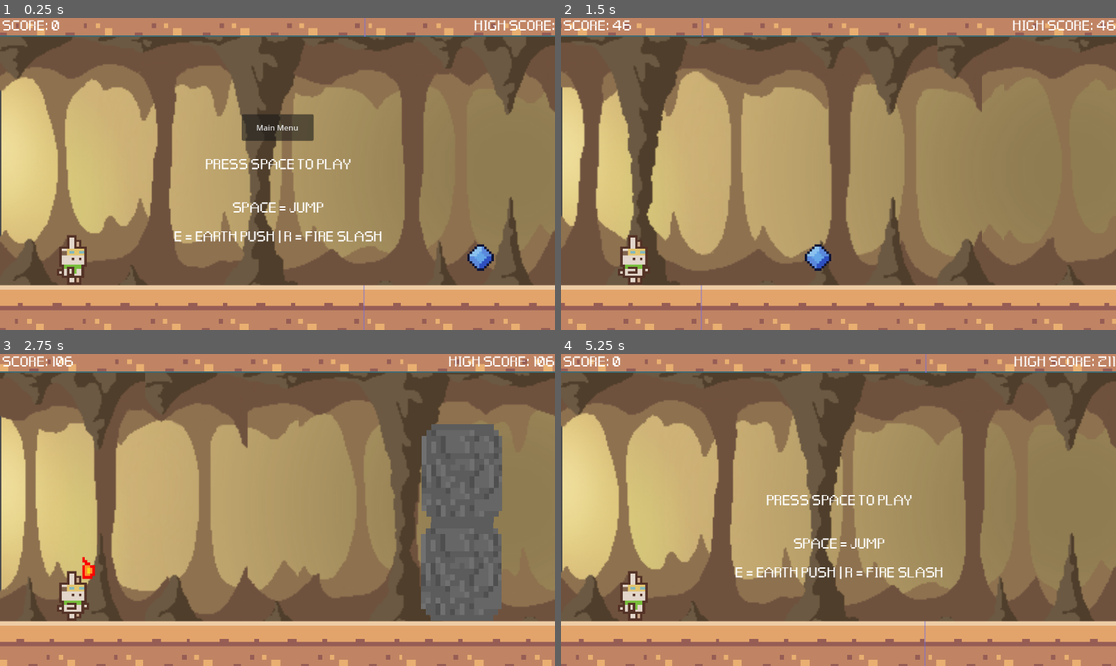
Above: before the commit, frames 1-4 (two rows, left to right).
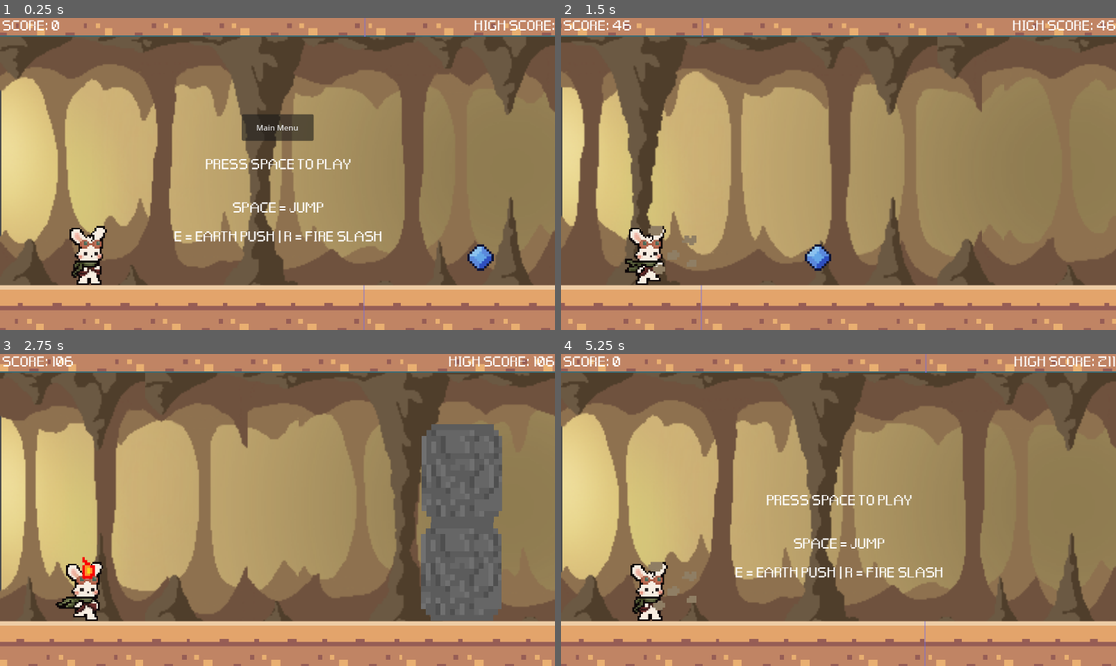
Above: after the commit, the same moments.

Repository: maryandrearv/the-elemental-path
Game: Godot game, scene res://scenes/main.tscn
The game is run twice, just before and just after one commit, with the same random seed, the same clock (stepped at 60 frames per second) and the same inputs.
Inputs:
- Up to frame 1 (0.25 s): no input
- Up to frame 2 (1.5 s): tap Space at 0.5 s; hold Q (air) 0.53-1.28 s; tap Enter (ui_accept) at 0.77 s; tap E (earth) at 1.35 s
- Up to frame 3 (2.75 s): tap Enter (ui_accept) at 1.52 s; tap R (fire) at 2.1 s
- Up to frame 4 (5.25 s): tap W (water) at 2.85 s; tap Enter (ui_accept) at 3.02, 3.77, 4.52 s; hold Q (air) 3.53-4.28 s; tap E (earth) at 4.35 s; click "RESTART" at 5 s

The runs differ from the first frame. In frame 1, 1.2% of the frame differs, in the area x 10-20%, y 66-86%; in frame 2, 1.2%; in frame 3, 1.1%; in frame 4, 1.3%, in the area x 10-25%, y 66-86%.

Commit message:
“Created, imported and animated new echo beta version sprite sheet.” “Created, imported and animated new echo beta version sprite sheet.

Diff:
--- a/runner/scenes/Echo.tscn
+++ b/runner/scenes/Echo.tscn
@@ -1,7 +1,8 @@
-[gd_scene load_steps=43 format=3 uid="uid://l5lkp5yy3b20"]
+[gd_scene load_steps=39 format=3 uid="uid://l5lkp5yy3b20"]
 
 [ext_resource type="Script" path="res://echo.gd" id="1_yj31d"]
 [ext_resource type="Texture2D" uid="uid://bnkn33uq2rc2r" path="res://sprites/EchoSpritesheet.png" id="2_qb8ms"]
+[ext_resource type="Texture2D" uid="uid://ch157xogcy6nh" path="res://assets/Echo Beta Spritesheet.png" id="3_36or2"]
 [ext_resource type="Texture2D" uid="uid://bb1xdvnxgej31" path="res://sprites/Water Effect and Bullet 16x16.png" id="3_v8dir"]
 [ext_resource type="Texture2D" uid="uid://cdr430oh8005q" path="res://sprites/Fire slash sprite.png" id="3_x35eh"]
 [ext_resource type="AudioStream" uid="uid://c5v63qm6mv3m7" path="res://audio/FireSlash.mp3" id="4_g3xbk"]
@@ -11,58 +12,35 @@
 [ext_resource type="AudioStream" uid="uid://du64re8djojgd" path="res://audio/AirJumpWhoosh.mp3" id="8_me835"]
 [ext_resource type="AudioStream" uid="uid://5loceel540sj" path="res://audio/water-splash-type-4-265467.mp3" id="9_86l8x"]
 
-[sub_resource type="AtlasTexture" id="AtlasTexture_8o44w"]
-atlas = ExtResource("2_qb8ms")
-region = Rect2(96, 0, 32, 32)
-
-[sub_resource type="AtlasTexture" id="AtlasTexture_xfvqp"]
-atlas = ExtResource("2_qb8ms")
-region = Rect2(64, 32, 32, 32)
-
-[sub_resource type="AtlasTexture" id="AtlasTexture_ycsv6"]
-atlas = ExtResource("2_qb8ms")
-region = Rect2(0, 0, 32, 32)
-
-[sub_resource type="AtlasTexture" id="AtlasTexture_xj6n7"]
-atlas = ExtResource("2_qb8ms")
-region = Rect2(0, 0, 32, 32)
-
-[sub_resource type="AtlasTexture" id="AtlasTexture_5yvc5"]
-atlas = ExtResource("2_qb8ms")
-region = Rect2(32, 0, 32, 32)
-
-[sub_resource type="AtlasTexture" id="AtlasTexture_qou87"]
-atlas = ExtResource("2_qb8ms")
-region = Rect2(64, 0, 32, 32)
-
-[sub_resource type="AtlasTexture" id="AtlasTexture_61w6j"]
-atlas = ExtResource("2_qb8ms")
-region = Rect2(96, 0, 32, 32)
-
-[sub_resource type="AtlasTexture" id="AtlasTexture_tv0g3"]
-atlas = ExtResource("2_qb8ms")
-region = Rect2(64, 32, 32, 32)
-
-[sub_resource type="AtlasTexture" id="AtlasTexture_aiahg"]
-atlas = ExtResource("2_qb8ms")
-region = Rect2(96, 32, 32, 32)
-
-[sub_resource type="AtlasTexture" id="AtlasTexture_nbmjb"]
-atlas = ExtResource("2_qb8ms")
-region = Rect2(0, 64, 32, 32)
-
-[sub_resource type="AtlasTexture" id="AtlasTexture_jila4"]
-atlas = ExtResource("2_qb8ms")
-region = Rect2(32, 64, 32, 32)
+[sub_resource type="AtlasTexture" id="AtlasTexture_8nejp"]
+atlas = ExtResource("3_36or2")
+region = Rect2(200, 0, 50, 50)
+
+[sub_resource type="AtlasTexture" id="AtlasTexture_nxuv3"]
+atlas = ExtResource("3_36or2")
+region = Rect2(0, 0, 50, 50)
+
+[sub_resource type="AtlasTexture" id="AtlasTexture_pkf3q"]
+atlas = ExtResource("3_36or2")
+region = Rect2(150, 0, 50, 50)
+
+[sub_resource type="AtlasTexture" id="AtlasTexture_fr8hk"]
+atlas = ExtResource("3_36or2")
+region = Rect2(250, 0, 50, 50)
+
+[sub_resource type="AtlasTexture" id="AtlasTexture_dvfre"]
+atlas = ExtResource("3_36or2")
+region = Rect2(50, 0, 50, 50)
+
+[sub_resource type="AtlasTexture" id="AtlasTexture_k8t88"]
+atlas = ExtResource("3_36or2")
+region = Rect2(100, 0, 50, 50)
 
 [sub_resource type="SpriteFrames" id="SpriteFrames_k886e"]
 animations = [{
 "frames": [{
 "duration": 1.0,
-"texture": SubResource("AtlasTexture_8o44w")
-}, {
-"duration": 1.0,
-"texture": SubResource("AtlasTexture_xfvqp")
+"texture": SubResource("AtlasTexture_8nejp")
 }],
 "loop": true,
 "name": &"cast",
@@ -70,7 +48,7 @@
 }, {
 "frames": [{
 "duration": 1.0,
-"texture": SubResource("AtlasTexture_ycsv6")
+"texture": SubResource("AtlasTexture_nxuv3")
 }],
 "loop": true,
 "name": &"idle",
@@ -78,16 +56,10 @@
 }, {
 "frames": [{
 "duration": 1.0,
-"texture": SubResource("AtlasTexture_xj6n7")
-}, {
-"duration": 1.0,
-"texture": SubResource("AtlasTexture_5yvc5")
-}, {
-"duration": 1.0,
-"texture": SubResource("AtlasTexture_qou87")
-}, {
-"duration": 1.0,
-"texture": SubResource("AtlasTexture_61w6j")
+"texture": SubResource("AtlasTexture_pkf3q")
+}, {
+"duration": 1.0,
+"texture": SubResource("AtlasTexture_fr8hk")
 }],
 "loop": true,
 "name": &"jump",
@@ -95,24 +67,18 @@
 }, {
 "frames": [{
 "duration": 1.0,
-"texture": SubResource("AtlasTexture_tv0g3")
-}, {
-"duration": 1.0,
-"texture": SubResource("AtlasTexture_aiahg")
-}, {
-"duration": 1.0,
-"texture": SubResource("AtlasTexture_nbmjb")
-}, {
-"duration": 1.0,
-"texture": SubResource("AtlasTexture_jila4")
-}],
-"loop": true,
+"texture": SubResource("AtlasTexture_dvfre")
+}, {
+"duration": 1.0,
+"texture": SubResource("AtlasTexture_k8t88")
+}],
+"loop": false,
 "name": &"run",
 "speed": 5.0
 }]
 
 [sub_resource type="RectangleShape2D" id="RectangleShape2D_2nvop"]
-size = Vector2(11.5, 17.6667)
+size = Vector2(12.25, 20.1667)
 
 [sub_resource type="AtlasTexture" id="AtlasTexture_0iqx2"]
 atlas = ExtResource("2_qb8ms")
@@ -256,13 +222,13 @@
 
 [node name="Echo" type="AnimatedSprite2D" parent="."]
 texture_filter = 1
-position = Vector2(4, 40.75)
-scale = Vector2(5.15625, 4.67188)
+position = Vector2(9, 24)
+scale = Vector2(3.69812, 3.60094)
 sprite_frames = SubResource("SpriteFrames_k886e")
-animation = &"run"
+animation = &"cast"
 
 [node name="RunCol" type="CollisionShape2D" parent="."]
-position = Vector2(2, 40)
+position = Vector2(-0.250001, 32.5)
 scale = Vector2(6, 6)
 shape = SubResource("RectangleShape2D_2nvop")
 
Binary file added: runner/assets/Echo Beta Spritesheet.png
Not shown, added: runner/assets/Echo Beta Spritesheet.png.import
Binary file removed: runner/assets/EchoSpritesheet.png
Not shown, changed: .DS_Store
Not shown, changed: runner/.DS_Store
Not shown, changed: runner/assets/.DS_Store
Not shown, added: runner/sprites/.DS_Store
